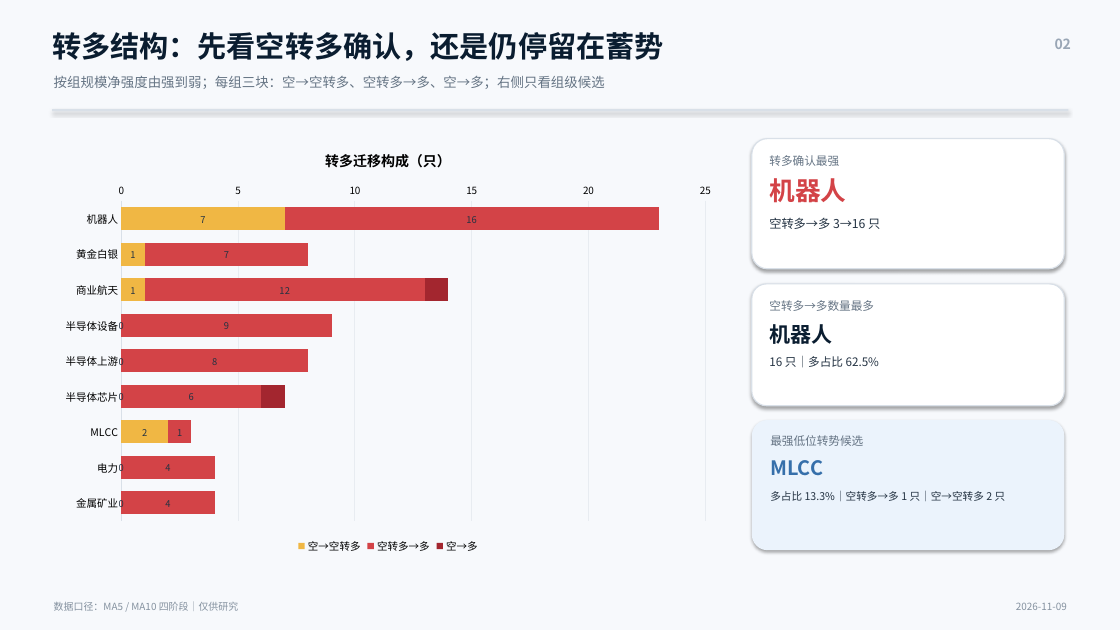
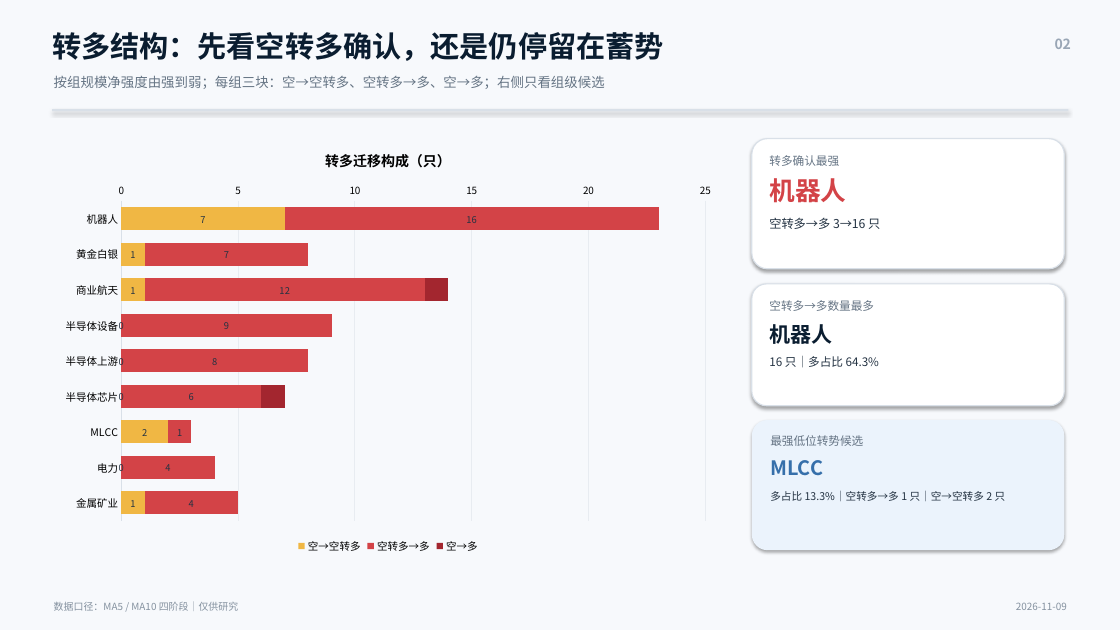
Before and after one commit to nancybhc/a-share-blast-lab, a slide deck: slide 2 of assets/多空阶段简报_2026-11-09.pptx. Drawn at 1120x630 pixels with LibreOffice and Linux fonts; fonts in the diff are those of the drawing. Boxes give left, top, right and bottom in pixels: in the first picture for what was removed or moved away, otherwise in the second. Text is boxed around its words. In the diff, an @@ line names an element or a change of style, - is before the commit and + after.

```diff
--- a/assets/多空阶段简报_2026-11-09.pptx
+++ b/assets/多空阶段简报_2026-11-09.pptx
@@ bar stacked chart at (52, 133, 724, 557) @@
@@ 空→空转多, 金属矿业: 0 to 1 @@
@@ text at (769, 356, 879, 368): text changed @@
-16 只｜多占比 62.5%
+16 只｜多占比 64.3%
```
Also in this commit, not shown: 2 other slides changed, 11 other files.
